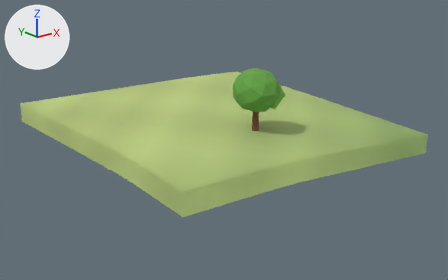
A saved change to the glTF model client/public/models/chunks/-3_2.glb.
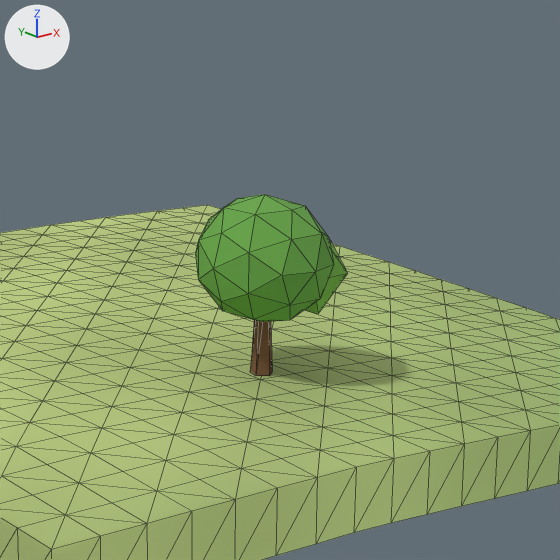
Old and new are each drawn whole from a 50 mm lens placed at (-113.33, -123.93, 19.21), pointed at (-75.27, -76.35, 0.18) and again close up on the part from 37% to 80% of the width and 0% to 70% of the height. The lights are fixed; the arrows at upper left show +X, +Y and +Z. The last two pictures show the newer version. The close-ups show mesh edges as thin lines. Vertices at exactly the same position are counted once.

The scene before the commit, as lines of its bpy script (objects in view):
```python
me_scenery = bpy.data.meshes.new('scenery')
me_scenery.from_pydata(...)  # 66 vertices, 120 faces; spans x -78.15..-73.52, y -84.4..-79.6, z 2.67..8.6
me_scenery.materials.append(mat_opaque_matte_vertex_colors)
# before: 0 (-76.0, -82.22, 5.71), 2 (-75.79, -82.07, 5.71), 4 (-75.87, -81.82, 5.71), 6 (-76.13, -81.82, 5.71), 8 (-76.21, -82.07, 5.71)
# before: 10 (-76.0, -82.0, 5.71)
me_terrain = bpy.data.meshes.new('terrain')
me_terrain.from_pydata(...)  # 521 vertices, 960 faces; spans x -90.0..-60.0, y -90.0..-60.0, z -0.9..3.2
me_terrain.materials.append(mat_opaque_matte_vertex_colors)
ob_scenery = bpy.data.objects.new('scenery', me_scenery)
ob_scenery.location = (0.0, 0.0, 0.0)
ob_terrain = bpy.data.objects.new('terrain', me_terrain)
ob_terrain.location = (0.0, 0.0, 0.0)
```
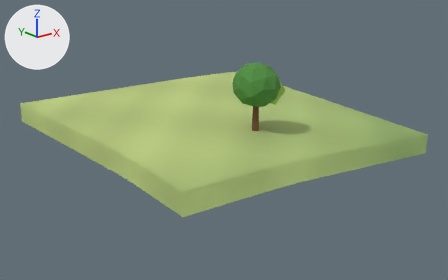
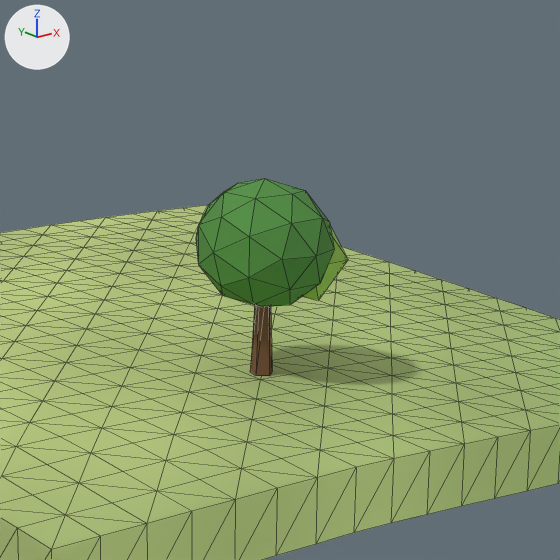
What the commit changed:
me_scenery is used by ob_scenery; location (0.0, 0.0, 0.0).
me_scenery had 66 vertices, 120 faces and spanned x -78.15..-73.52, y -84.4..-79.6, z 2.67..8.6.
me_scenery now has 66 vertices, 120 faces and spans x -78.15..-73.52, y -84.4..-79.6, z 2.67..9.1.
me_scenery part 1: the loose piece of 42 vertices spanning x -78.15..-73.85, y -84.4..-79.6, z 4.4..8.6 is moved by (0.0, 0.0, 0.5).
me_scenery part 2: the loose piece of 12 vertices spanning x -76.08..-73.52, y -83.84..-81.16, z 4.74..7.37 is moved by (0.0, 0.0, 0.44).
Part 3, on me_scenery:
Vertices 0, 2, 4, 6, 8, 10 of me_scenery move by (0.0, 0.0, 0.4).
me_scenery part 4: 100 faces centred in x -77.91..-73.68, y -84.14..-79.86, z 4.64..8.36 are repainted in the vertex colours; the middle colour goes from green #67a548 to green #518f42.
me_scenery part 5: 18 faces centred in x -76.26..-75.76, y -82.24..-81.74, z 2.67..5.71 are repainted in the vertex colours; the middle colour goes from brown #785438 to brown #7a5539.

Pixel boxes [x1, y1, x2, y2] of what changed, in the close-ups (560 x 560 px; the box of a moved part takes in the faces that stretch with it):
'scenery', reshaped, recoloured (9% taller)
    before: [196, 194, 348, 376]
    after: [196, 178, 348, 376]
part 1 of me_scenery, moved or reshaped
    before: [196, 194, 334, 322]
    after: [196, 178, 334, 307]
part 2 of me_scenery, moved or reshaped
    before: [305, 239, 348, 314]
    after: [303, 226, 348, 301]
part 3 of me_scenery, moved or reshaped
    before: [251, 320, 272, 376]
    after: [251, 305, 272, 376]
part 4 of me_scenery, recoloured
    before: [196, 194, 348, 322]
    after: [196, 178, 348, 307]
part 5 of me_scenery, edited (looks the same)
    both: [251, 320, 272, 376]
